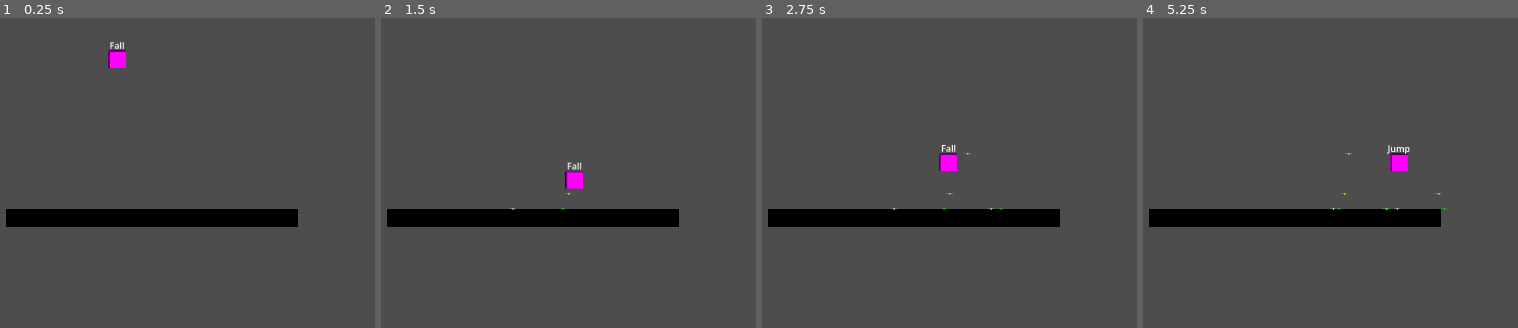
Above: before the commit, frames 1-4 (left to right).
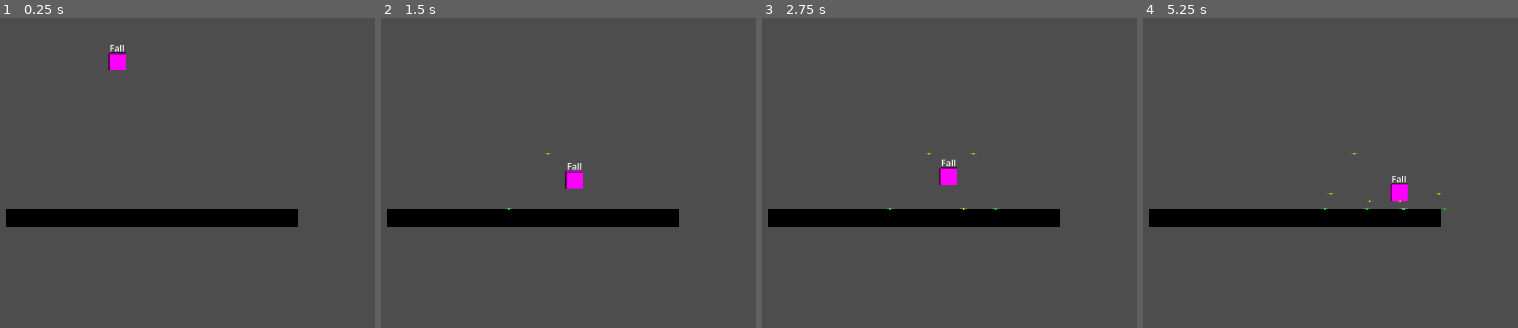
Above: after the commit, the same moments.

Repository: abaabasjks/Bocchi
Game: Godot game, scene res://playground.tscn
Two runs of this game, one before a commit and one after it. Both use one fixed random seed, a clock stepped at 60 frames per second and the inputs below. The project has no main scene, so this scene is started directly.
Inputs:
- Up to frame 1 (0.25 s): no input
- Up to frame 2 (1.5 s): hold Space (jump) 0.53-1.28 s; hold D (right) from 0.53 s (still down); tap Space (jump) at 1.35 s
- Up to frame 3 (2.75 s): tap Space (jump) at 1.52, 1.82 s; release D (right) at 2.03 s; hold A (left) from 2.03 s (still down); hold Space (jump) from 2.03 s (still down)
- Up to frame 4 (5.25 s): release A (left) at 2.78 s; release Space (jump) at 2.78 s; hold D (right) 2.78-4.28 s; tap Space (jump) at 2.85, 3.02, 3.32, 4.35, 4.52, 4.82 s; hold Space (jump) 3.53-4.28 s; hold A (left) 4.28-5.03 s; hold D (right) from 5.03 s (still down); hold Space (jump) from 5.03 s (still down)

The runs differ from the first frame. In frame 1, 0.2% of the frame differs, in the area x 28-34%, y 7-17%; in frame 2, less than 0.1%; in frame 3, 0.6%; in frame 4, 0.8%, in the area x 47-80%, y 40-62%.

Commit message:
郊狼时间和跳跃缓冲

Diff:
--- a/player/player.tscn
+++ b/player/player.tscn
@@ -5,6 +5,7 @@
 [ext_resource type="Script" uid="uid://xphwxm3yam5c" path="res://player/states/run.gd" id="2_g1dw6"]
 [ext_resource type="Script" uid="uid://4jwiy4od3ly1" path="res://player/states/jump.gd" id="4_qjkh3"]
 [ext_resource type="Script" uid="uid://cumafvhuqvceo" path="res://player/states/fall.gd" id="5_g6k8r"]
+[ext_resource type="Script" uid="uid://smnce360fy7m" path="res://player/states/crouch.gd" id="6_g6k8r"]
 
 [sub_resource type="PlaceholderTexture2D" id="PlaceholderTexture2D_rkbax"]
 size = Vector2(32, 32)
@@ -41,6 +42,11 @@
 [node name="Fall" type="Node" parent="States" unique_id=1400642928]
 unique_name_in_owner = true
 script = ExtResource("5_g6k8r")
+coyote_time = 0.15
+
+[node name="Crouch" type="Node" parent="States" unique_id=784860982]
+unique_name_in_owner = true
+script = ExtResource("6_g6k8r")
 
 [node name="Label" type="Label" parent="." unique_id=1370599494]
 offset_left = -27.0
--- a/player/scripts/player.gd
+++ b/player/scripts/player.gd
@@ -20,6 +20,7 @@
 #region /// Standard Variables
 var direction: Vector2 = Vector2.ZERO
 var gravity: float = 980
+var gravity_mulitplier: float = 1.0
 #endregion
 
 func _ready() -> void:
@@ -37,7 +38,7 @@
 	pass
 
 func _physics_process(_delta: float) -> void:
-	velocity.y += gravity * _delta
+	velocity.y += gravity * _delta * gravity_mulitplier
 	move_and_slide()
 	change_state(current_state.physics_process(_delta))
 	pass
--- /dev/null
+++ b/player/states/crouch.gd
@@ -0,0 +1,27 @@
+class_name PlayerCrouchState
+extends PlayerState
+
+func init() -> void:
+	pass
+
+func enter() -> void:
+	pass
+
+func exit() -> void:
+	pass
+
+func handle_input( _event: InputEvent) -> PlayerState:
+	if _event.is_action_pressed("jump"):
+		return jump
+	return next_state
+
+func process(_delta: float) -> PlayerState:
+	if player.direction.x != 0:
+		return run
+	return next_state
+
+func physics_process(_delta: float) -> PlayerState:
+	player.velocity.x = 0
+	if !player.is_on_floor():
+		return fall
+	return next_state
--- a/player/states/fall.gd
+++ b/player/states/fall.gd
@@ -1,28 +1,48 @@
 class_name PlayerFallState
 extends PlayerState
 
+@export var fall_gravity_mulitplier: float = 1.165
 @export var coyote_time: float = 0.4
+@export var jump_buffer_time: float = 0.2
+
 var coyote_timer: float = 0
+var buffer_timer: float = 0
 
 func init() -> void:
 	pass
 
 func enter() -> void:
-	coyote_timer = coyote_time
+	player.gravity_mulitplier = fall_gravity_mulitplier
+	if player.previous_state == jump:
+		coyote_timer = 0
+	else:
+		coyote_timer = coyote_time
 	pass
 
 func exit() -> void:
+	player.gravity_mulitplier = 1.0
 	pass
 
 func handle_input( _event: InputEvent) -> PlayerState:
+	if _event.is_action_pressed("jump"):
+		#离开地面一小段时间还可以跳跃
+		if coyote_timer > 0:
+			return jump
+		else:
+			buffer_timer = jump_buffer_time
+		#在每次按下跳的时候，都重置为0.2
 	return next_state
 
 func process(_delta: float) -> PlayerState:
+	coyote_timer -= _delta
+	buffer_timer -= _delta
 	return next_state
 
 func physics_process(_delta: float) -> PlayerState:
 	if player.is_on_floor():
 		player.add_debug_indicator(Color.ALICE_BLUE)
+		if buffer_timer > 0:
+			return jump
 		return idle
 	player.velocity.x = player.direction.x * player.move_speed
 	return next_state
--- a/project.godot
+++ b/project.godot
@@ -27,39 +27,49 @@
 "deadzone": 0.2,
 "events": [Object(InputEventKey,"resource_local_to_scene":false,"resource_name":"","device":-1,"window_id":0,"alt_press …(192 unchanged characters)…
 , Object(InputEventKey,"resource_local_to_scene":false,"resource_name":"","device":-1,"window_id":0,"alt_pressed":false …(186 unchanged characters)…
+, Object(InputEventJoypadButton,"resource_local_to_scene":false,"resource_name":"","device":-1,"button_index":11,"pressure":0.0,"pressed":true,"script":null)
+, Object(InputEventJoypadMotion,"resource_local_to_scene":false,"resource_name":"","device":-1,"axis":1,"axis_value":-1.0,"script":null)
 ]
 }
 left={
 "deadzone": 0.2,
 "events": [Object(InputEventKey,"resource_local_to_scene":false,"resource_name":"","device":-1,"window_id":0,"alt_press …(191 unchanged characters)…
 , Object(InputEventKey,"resource_local_to_scene":false,"resource_name":"","device":-1,"window_id":0,"alt_pressed":false …(186 unchanged characters)…
+, Object(InputEventJoypadMotion,"resource_local_to_scene":false,"resource_name":"","device":-1,"axis":0,"axis_value":-1.0,"script":null)
 ]
 }
 down={
 "deadzone": 0.2,
 "events": [Object(InputEventKey,"resource_local_to_scene":false,"resource_name":"","device":-1,"window_id":0,"alt_press …(192 unchanged characters)…
 , Object(InputEventKey,"resource_local_to_scene":false,"resource_name":"","device":-1,"window_id":0,"alt_pressed":false …(186 unchanged characters)…
+, Object(InputEventJoypadButton,"resource_local_to_scene":false,"resource_name":"","device":-1,"button_index":12,"pressure":0.0,"pressed":true,"script":null)
+, Object(InputEventJoypadMotion,"resource_local_to_scene":false,"resource_name":"","device":-1,"axis":1,"axis_value":1.0,"script":null)
 ]
 }
 right={
 "deadzone": 0.2,
 "events": [Object(InputEventKey,"resource_local_to_scene":false,"resource_name":"","device":-1,"window_id":0,"alt_press …(192 unchanged characters)…
 , Object(InputEventKey,"resource_local_to_scene":false,"resource_name":"","device":-1,"window_id":0,"alt_pressed":false …(186 unchanged characters)…
+, Object(InputEventJoypadButton,"resource_local_to_scene":false,"resource_name":"","device":-1,"button_index":14,"pressure":0.0,"pressed":true,"script":null)
+, Object(InputEventJoypadMotion,"resource_local_to_scene":false,"resource_name":"","device":-1,"axis":0,"axis_value":1.0,"script":null)
 ]
 }
 jump={
 "deadzone": 0.2,
 "events": [Object(InputEventKey,"resource_local_to_scene":false,"resource_name":"","device":-1,"window_id":0,"alt_press …(191 unchanged characters)…
+, Object(InputEventJoypadButton,"resource_local_to_scene":false,"resource_name":"","device":-1,"button_index":1,"pressure":0.0,"pressed":true,"script":null)
 ]
 }
 dash={
 "deadzone": 0.2,
 "events": [Object(InputEventKey,"resource_local_to_scene":false,"resource_name":"","device":-1,"window_id":0,"alt_press …(192 unchanged characters)…
+, Object(InputEventJoypadButton,"resource_local_to_scene":false,"resource_name":"","device":-1,"button_index":0,"pressure":0.0,"pressed":true,"script":null)
 ]
 }
 attack={
 "deadzone": 0.2,
 "events": [Object(InputEventKey,"resource_local_to_scene":false,"resource_name":"","device":-1,"window_id":0,"alt_press …(192 unchanged characters)…
+, Object(InputEventJoypadButton,"resource_local_to_scene":false,"resource_name":"","device":-1,"button_index":2,"pressure":0.0,"pressed":true,"script":null)
 ]
 }
 
Not shown, added: player/states/crouch.gd.uid
